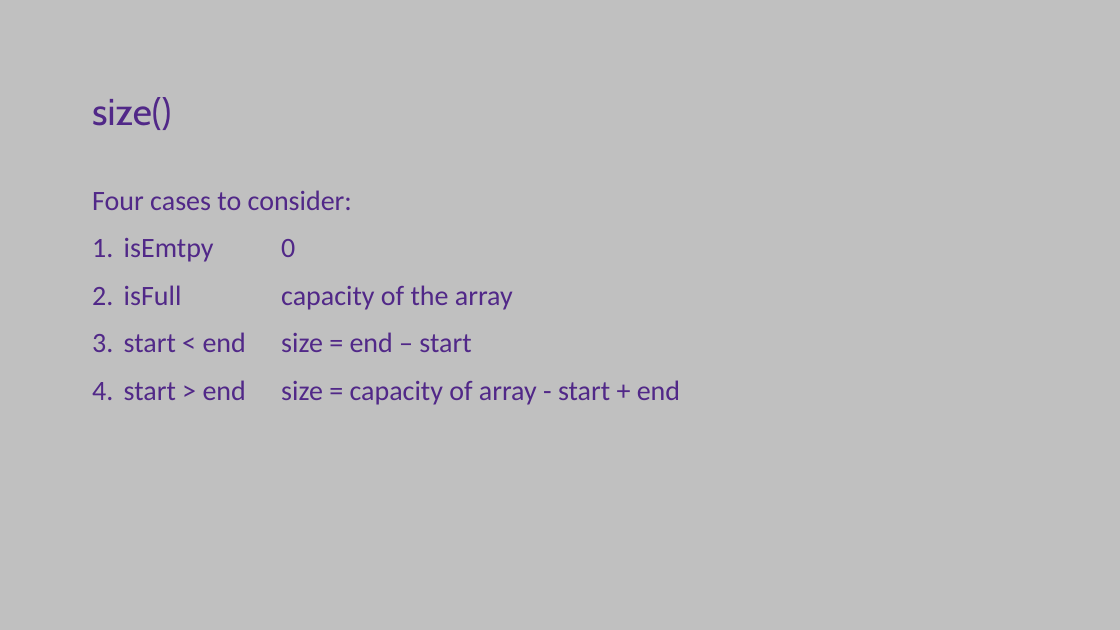
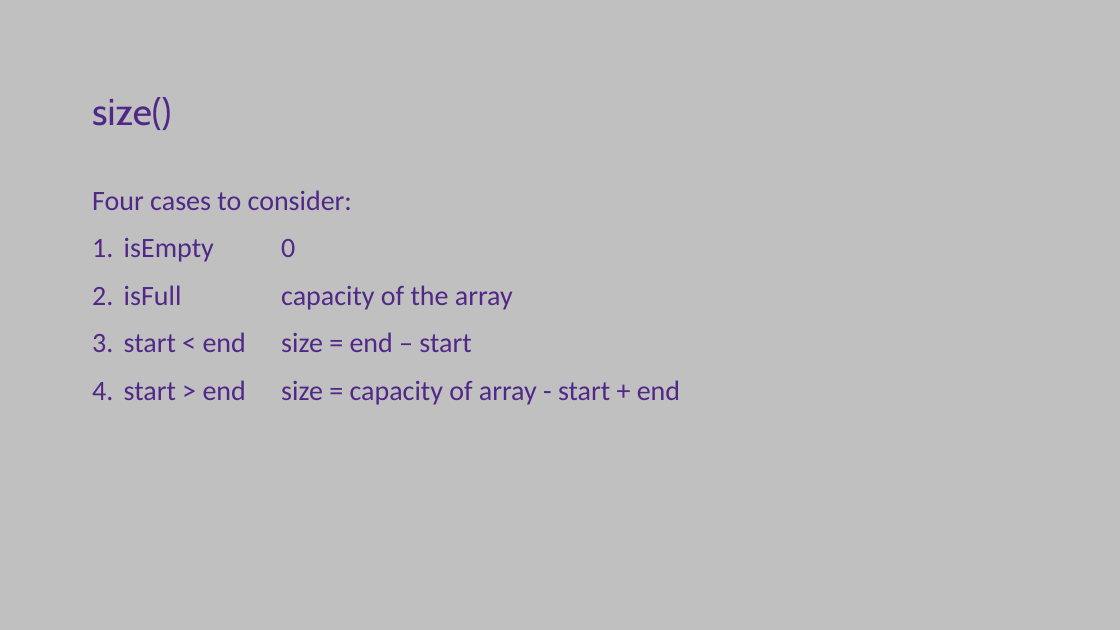
Before and after one commit to ksu-cs-cc/ksu-cs-cc.github.io, a slide deck: slide 25 of content/3-cc310/08-queues/03-queue-operations-slides.pptx. Drawn at 1120x630 pixels with LibreOffice and Linux fonts; fonts in the diff are those of the drawing. Boxes give left, top, right and bottom in pixels: in the first picture for what was removed or moved away, otherwise in the second. Text is boxed around its words. In the diff, an @@ line names an element or a change of style, - is before the commit and + after.

Commit message:
Fix Slides

```diff
--- a/content/3-cc310/08-queues/03-queue-operations-slides.pptx
+++ b/content/3-cc310/08-queues/03-queue-operations-slides.pptx
@@ text at (x1=124, y1=238, x2=295, y2=262): text changed @@
-1. isEmtpy 0
+1. isEmpty 0
```
Also in this commit, not shown: 3 other slides changed.
